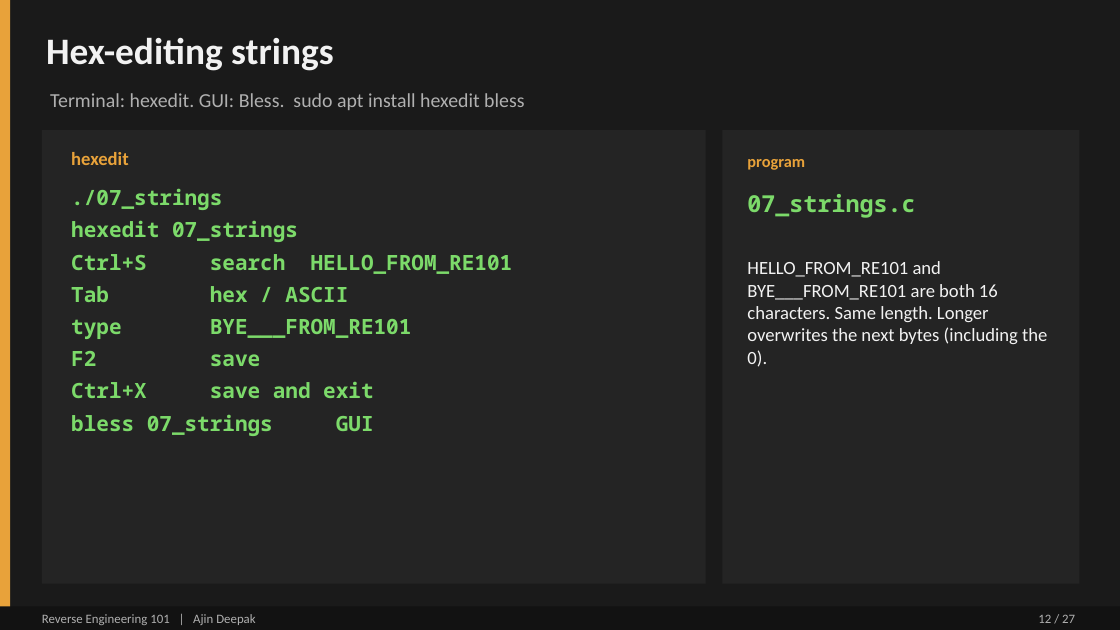
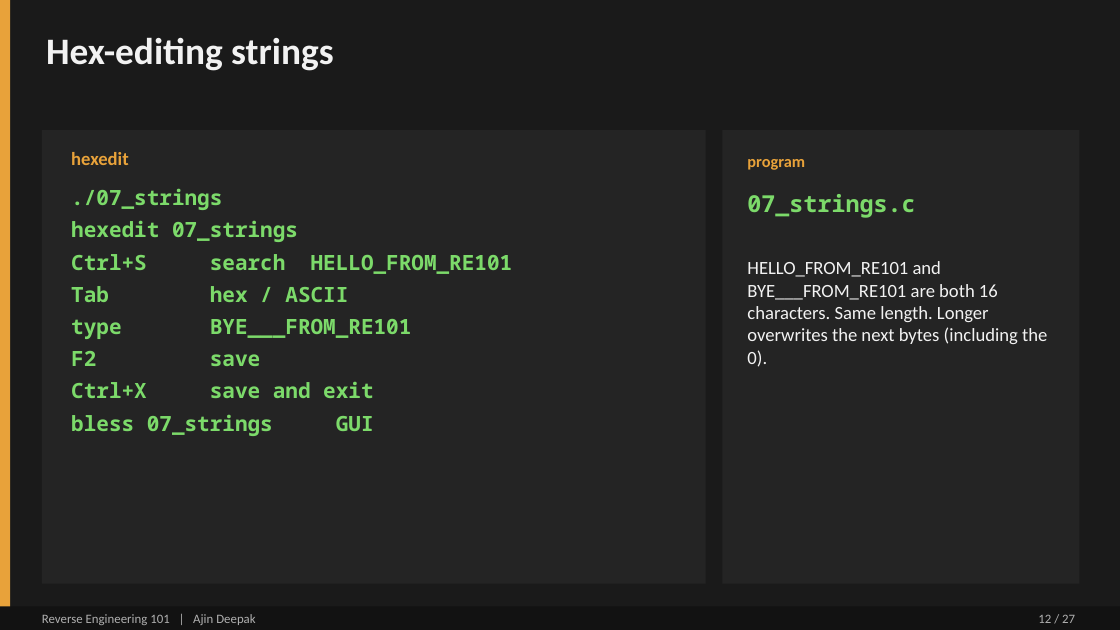
Before and after one commit to DERE-ad2001/reverse-engineering-101, a slide deck: slide 12 of Reverse Engineering 101.pptx. Drawn at 1120x630 pixels with LibreOffice and Linux fonts; fonts in the diff are those of the drawing. Boxes give left, top, right and bottom in pixels: in the first picture for what was removed or moved away, otherwise in the second. Text is boxed around its words. In the diff, an @@ line names an element or a change of style, - is before the commit and + after.

```diff
--- a/Reverse Engineering 101.pptx
+++ b/Reverse Engineering 101.pptx
@@ text removed at (x1=50, y1=93, x2=524, y2=110) @@
-Terminal: hexedit. GUI: Bless. sudo apt install hexedit bless
```
Also in this commit, not shown: 5 other slides changed.
